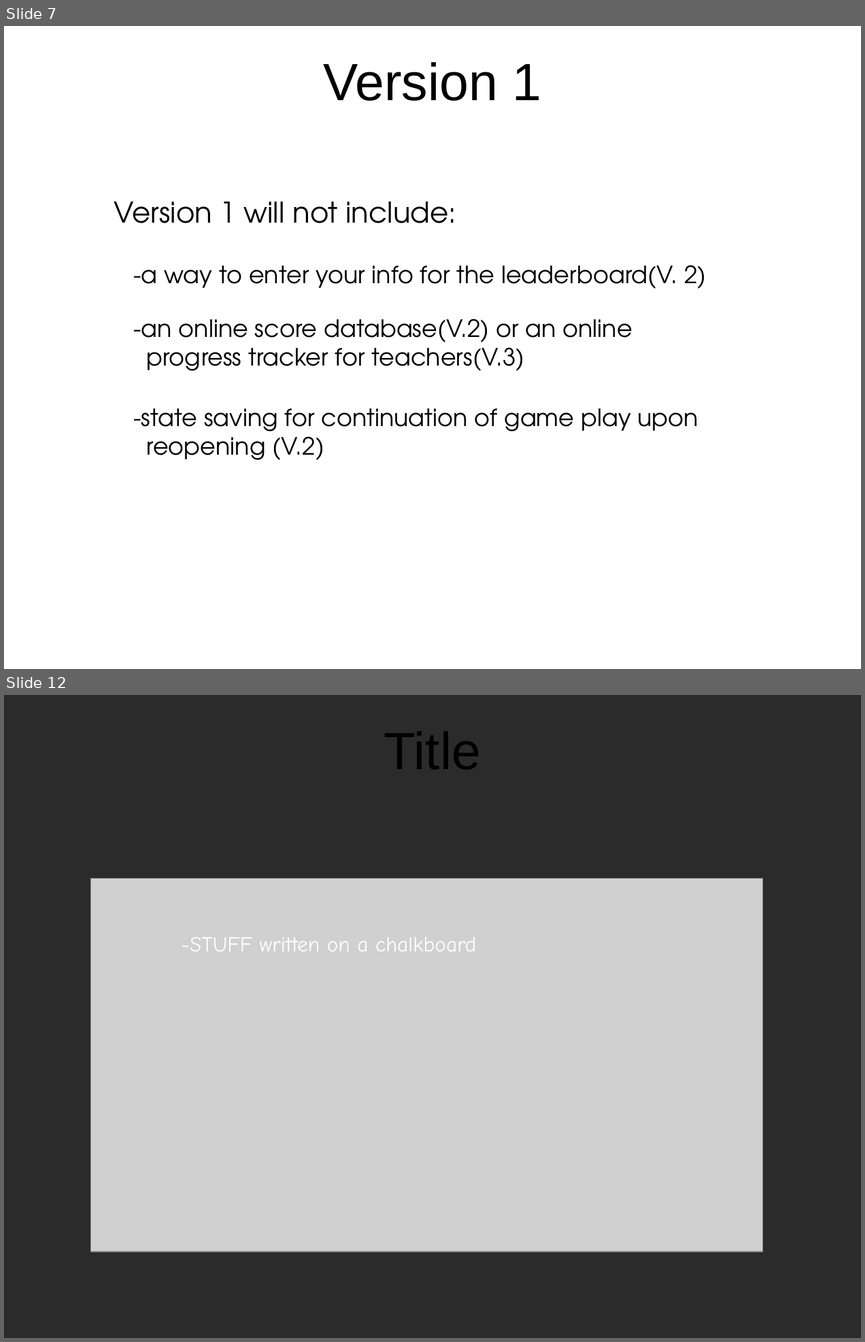
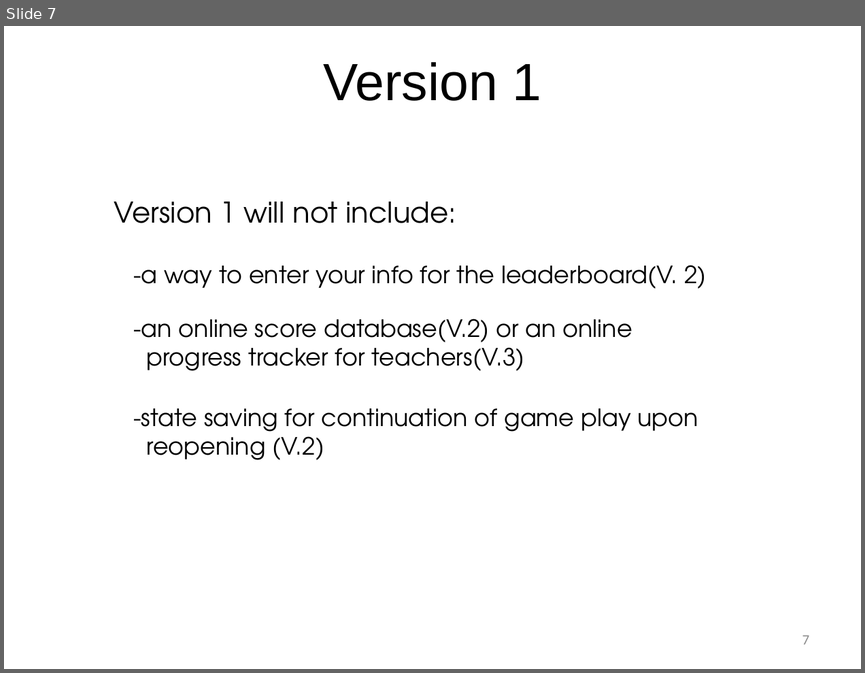
Before and after one commit to coolcatco888/cmpt275group11, a slide deck: documents/presentation1/Presentation1.pptx. Shown one above the other, each under a label of ours: slides 7 and 12 before the commit, slide 7 after it; the slides between them are not shown. The pictures are 865x1342 and 865x673 pixels, drawn with LibreOffice and Linux fonts; fonts in the diff are those of the drawing; grey boxes stand for pictures; background and template pictures are left out; a plain dark background stands for a picture behind light text. Boxes give left, top, right and bottom in pixels: in the first picture for what was removed or moved away, otherwise in the second. Text is boxed around its words. In the diff, an @@ line names an element or a change of style, - is before the commit and + after.

```diff
--- a/documents/presentation1/Presentation1.pptx
+++ b/documents/presentation1/Presentation1.pptx
@@ slide 12 removed at [4,695,861,1338], background picture (left out) @@
@@ title removed at [384,732,481,769] @@
-Title
@@ picture removed at [90,879,762,1251] @@
@@ text removed at [181,937,476,951] @@
--STUFF written on a chalkboard
@@ slide 7 changed as well @@
@@ page number added at [802,635,810,644], 12 pt, text #8C8C8C @@
+7
```
Also in this commit, not shown: 6 other slides changed, 9 slides added, 5 other slides removed.
